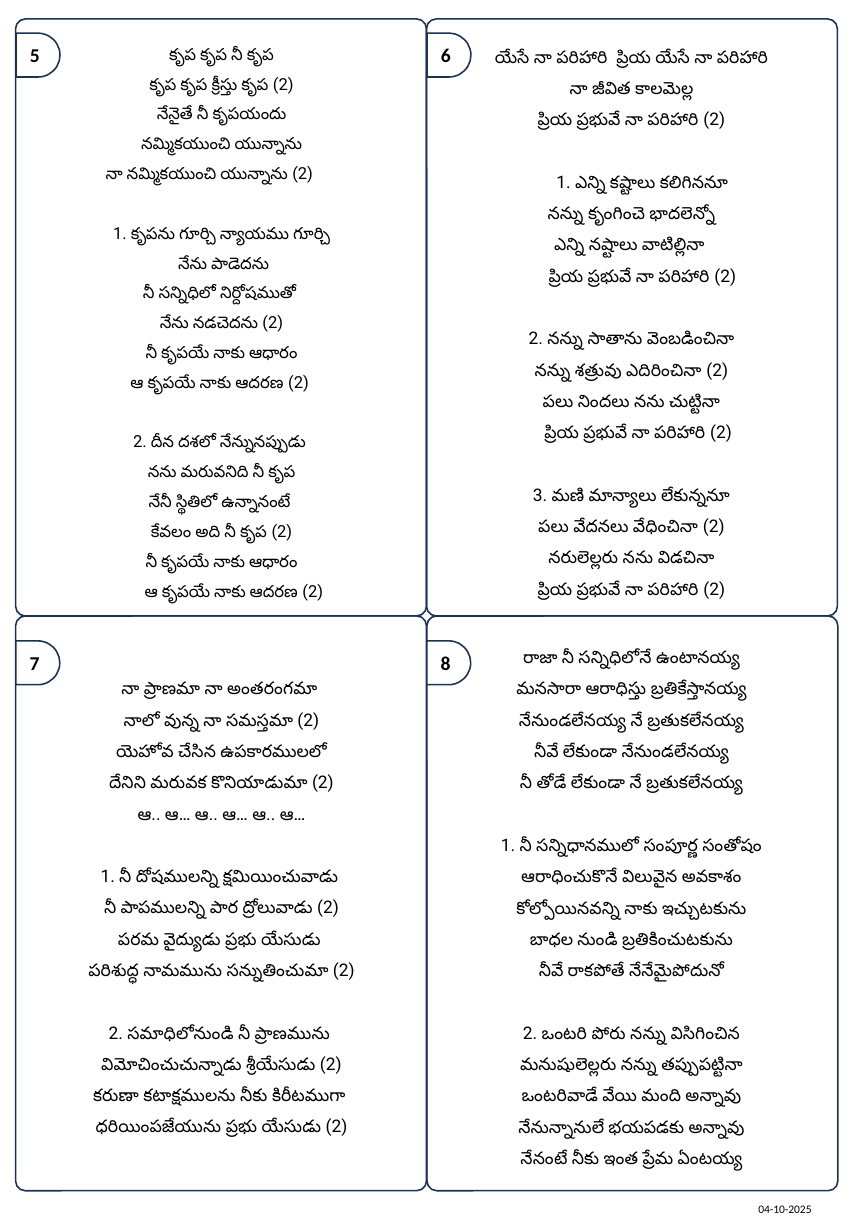
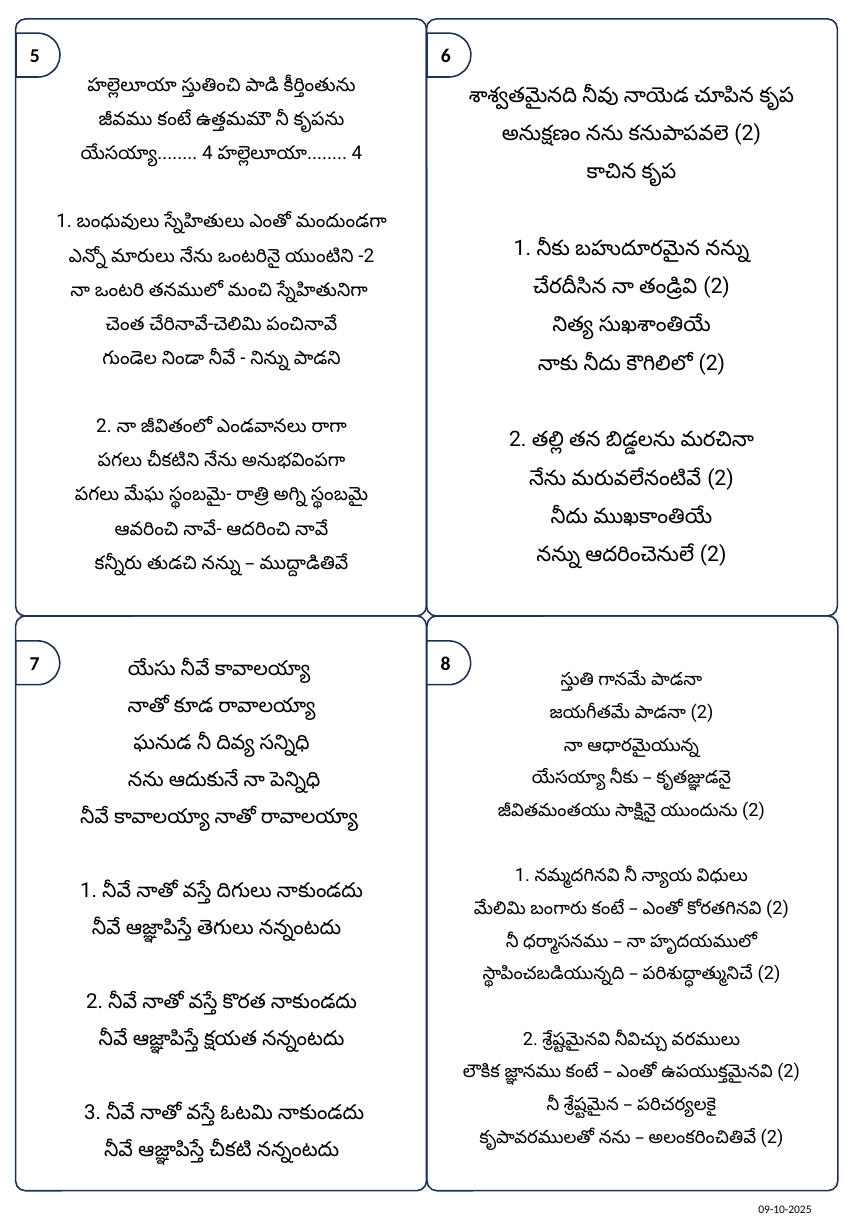
Before and after one commit to venu-webdev/songsDb, a slide deck: slide 2 of songsTemplate.pptx. Drawn at 853x1232 pixels with LibreOffice and Linux fonts; fonts in the diff are those of the drawing. Boxes give left, top, right and bottom in pixels: in the first picture for what was removed or moved away, otherwise in the second. Text is boxed around its words. In the diff, an @@ line names an element or a change of style, - is before the commit and + after.

```diff
--- a/songsTemplate.pptx
+++ b/songsTemplate.pptx
@@ text at (x1=56, y1=77, x2=387, y2=577): text changed; size 10.5 to 12 pt @@
-కృప కృప నీ కృప
-కృప కృప క్రీస్తు కృప (2)
-నేనైతే నీ కృపయందు
-నమ్మికయుంచి యున్నాను
-నా నమ్మికయుంచి యున్నాను (2)
-1. కృపను గూర్చి న్యాయము గూర్చి
-నేను పాడెదను
-నీ సన్నిధిలో నిర్దోషముతో
-నేను నడచెదను (2)
-నీ కృపయే నాకు ఆధారం
-ఆ కృపయే నాకు ఆదరణ (2)
-2. దీన దశలో నేన్నునప్పుడు
-నను మరువనిది నీ కృప
-నేనీ స్థితిలో ఉన్నానంటే
-కేవలం అది నీ కృప (2)
-నీ కృపయే నాకు ఆధారం
-ఆ కృపయే నాకు ఆదరణ (2)
+హల్లెలూయా స్తుతించి పాడి కీర్తింతును
+జీవము కంటే ఉత్తమమౌ నీ కృపను
+యేసయ్యా........ 4 హల్లెలూయా........ 4
+1. బంధువులు స్నేహితులు ఎంతో మందుండగా
+ఎన్నో మారులు నేను ఒంటరినై యుంటిని -2
+నా ఒంటరి తనములో మంచి స్నేహితునిగా
+చెంత చేరినావే-చెలిమి పంచినావే
+గుండెల నిండా నీవే - నిన్ను పాడని
+2. నా జీవితంలో ఎండవానలు రాగా
+పగలు చీకటిని నేను అనుభవింపగా
+పగలు మేఘ స్థంబమై- రాత్రి అగ్ని స్థంబమై
+ఆవరించి నావే- ఆదరించి నావే
+కన్నీరు తుడచి నన్ను – ముద్దాడితివే
@@ text at (x1=469, y1=86, x2=794, y2=568): text changed; size 11 to 13.5 pt @@
-యేసే నా పరిహారి ప్రియ యేసే నా పరిహారి
-నా జీవిత కాలమెల్ల
-ప్రియ ప్రభువే నా పరిహారి (2)
-1. ఎన్ని కష్టాలు కలిగిననూ
-నన్ను కృంగించె భాదలెన్నో
-ఎన్ని నష్టాలు వాటిల్లినా
-ప్రియ ప్రభువే నా పరిహారి (2)
-2. నన్ను సాతాను వెంబడించినా
-నన్ను శత్రువు ఎదిరించినా (2)
-పలు నిందలు నను చుట్టినా
-ప్రియ ప్రభువే నా పరిహారి (2)
-3. మణి మాన్యాలు లేకున్ననూ
-పలు వేదనలు వేధించినా (2)
-నరులెల్లరు నను విడచినా
-ప్రియ ప్రభువే నా పరిహారి (2)
+శాశ్వతమైనది నీవు నాయెడ చూపిన కృప
+అనుక్షణం నను కనుపాపవలె (2)
+కాచిన కృప
+1. నీకు బహుదూరమైన నన్ను
+చేరదీసిన నా తండ్రివి (2)
+నిత్య సుఖశాంతియే
+నాకు నీదు కౌగిలిలో (2)
+2. తల్లి తన బిడ్డలను మరచినా
+నేను మరువలేనంటివే (2)
+నీదు ముఖకాంతియే
+నన్ను ఆదరించెనులే (2)
@@ text at (x1=80, y1=660, x2=364, y2=1165): text changed; size 11 to 13 pt @@
-నా ప్రాణమా నా అంతరంగమా
-నాలో వున్న నా సమస్తమా (2)
-యెహోవ చేసిన ఉపకారములలో
-దేనిని మరువక కొనియాడుమా (2)
-ఆ.. ఆ… ఆ.. ఆ… ఆ.. ఆ…
-1. నీ దోషములన్ని క్షమియించువాడు
-నీ పాపములన్ని పార ద్రోలువాడు (2)
-పరమ వైద్యుడు ప్రభు యేసుడు
-పరిశుద్ధ నామమును సన్నుతించుమా (2)
-2. సమాధిలోనుండి నీ ప్రాణమును
-విమోచించుచున్నాడు శ్రీయేసుడు (2)
-కరుణా కటాక్షములను నీకు కిరీటముగా
-ధరియింపజేయును ప్రభు యేసుడు (2)
+యేసు నీవే కావాలయ్యా
+నాతో కూడ రావాలయ్యా
+ఘనుడ నీ దివ్య సన్నిధి
+నను ఆదుకునే నా పెన్నిధి
+నీవే కావాలయ్యా నాతో రావాలయ్యా
+1. నీవే నాతో వస్తే దిగులు నాకుండదు
+నీవే ఆజ్ఞాపిస్తే తెగులు నన్నంటదు
+2. నీవే నాతో వస్తే కొరత నాకుండదు
+నీవే ఆజ్ఞాపిస్తే క్షయత నన్నంటదు
+3. నీవే నాతో వస్తే ఓటమి నాకుండదు
+నీవే ఆజ్ఞాపిస్తే చీకటి నన్నంటదు
@@ text at (x1=463, y1=672, x2=800, y2=1150): text changed; size 11 to 11.5 pt @@
-రాజా నీ సన్నిధిలోనే ఉంటానయ్య
-మనసారా ఆరాధిస్తు బ్రతికేస్తానయ్య
-నేనుండలేనయ్య నే బ్రతుకలేనయ్య
-నీవే లేకుండా నేనుండలేనయ్య
-నీ తోడే లేకుండా నే బ్రతుకలేనయ్య
-1. నీ సన్నిధానములో సంపూర్ణ సంతోషం
-ఆరాధించుకొనే విలువైన అవకాశం
-కోల్పోయినవన్ని నాకు ఇచ్చుటకును
-బాధల నుండి బ్రతికించుటకును
-నీవే రాకపోతే నేనేమైపోదునో
-2. ఒంటరి పోరు నన్ను విసిగించిన
-మనుషులెల్లరు నన్ను తప్పుపట్టినా
-ఒంటరివాడే వేయి మంది అన్నావు
-నేనున్నానులే భయపడకు అన్నావు
-నేనంటే నీకు ఇంత ప్రేమ ఏంటయ్య
+స్తుతి గానమే పాడనా
+జయగీతమే పాడనా (2)
+నా ఆధారమైయున్న
+యేసయ్యా నీకు – కృతజ్ఞుడనై
+జీవితమంతయు సాక్షినై యుందును (2)
+1. నమ్మదగినవి నీ న్యాయ విధులు
+మేలిమి బంగారు కంటే – ఎంతో కోరతగినవి (2)
+నీ ధర్మాసనము – నా హృదయములో
+స్థాపించబడియున్నది – పరిశుద్ధాత్మునిచే (2)
+2. శ్రేష్టమైనవి నీవిచ్చు వరములు
+లౌకిక జ్ఞానము కంటే – ఎంతో ఉపయుక్తమైనవి (2)
+నీ శ్రేష్టమైన – పరిచర్యలకై
+కృపావరములతో నను – అలంకరించితివే (2)
@@ text at (x1=758, y1=1205, x2=811, y2=1213): text changed @@
-04-10-2025
+09-10-2025
```
Also in this commit, not shown: 1 other slide changed, 4 other files.
